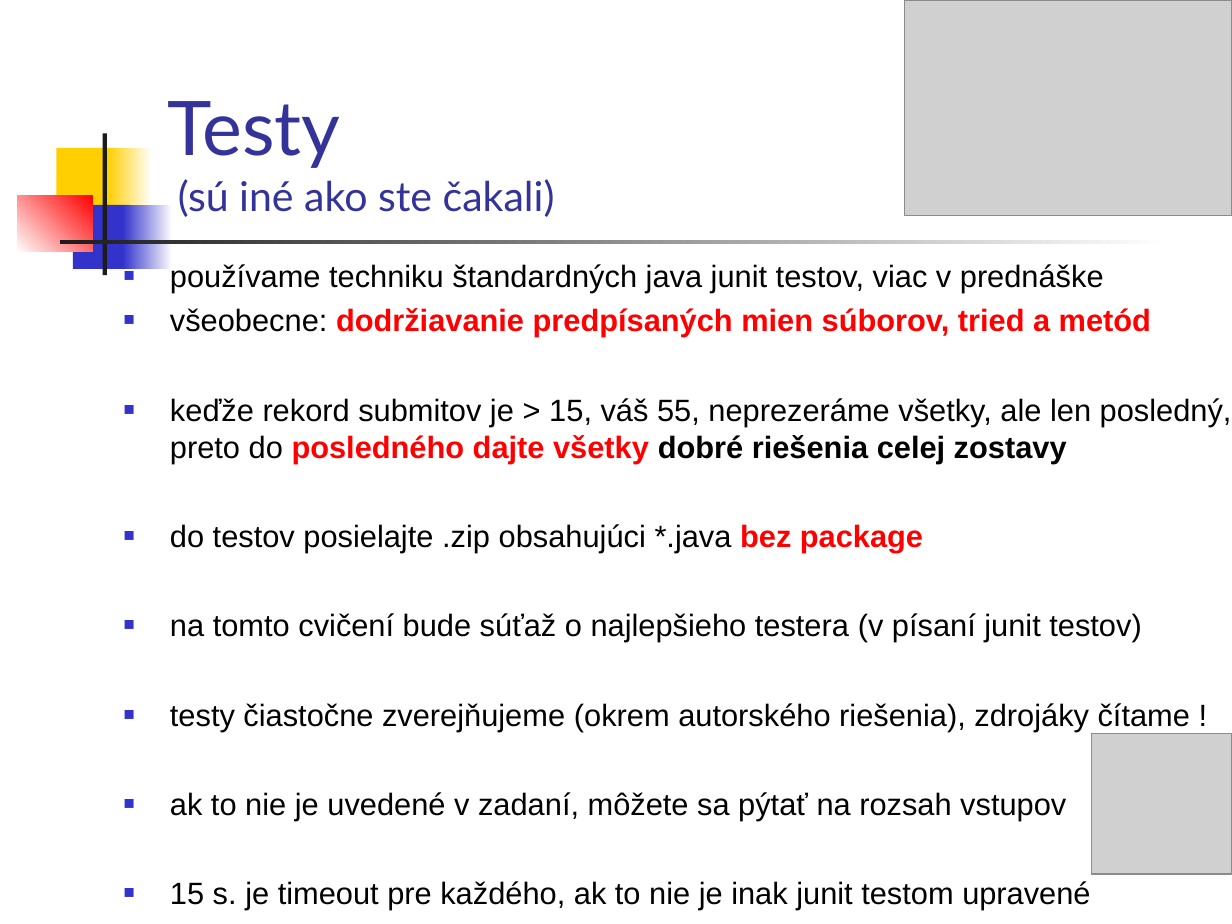
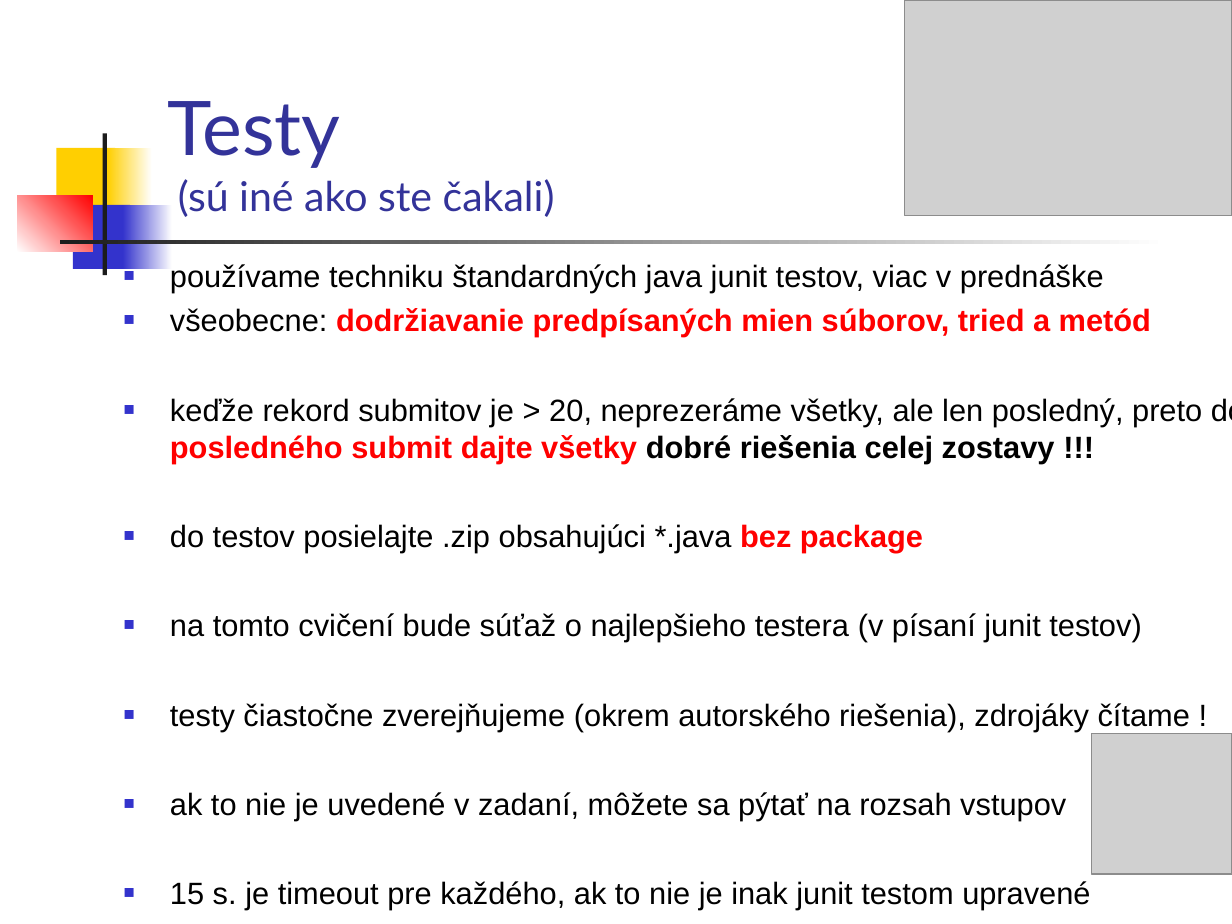
Before and after one commit to Programovanie4/Prednasky, a slide deck: slide 6 of 02/02_java.ppt. Drawn at 1232x924 pixels with LibreOffice and Linux fonts; fonts in the diff are those of the drawing; grey boxes stand for pictures. Boxes give left, top, right and bottom in pixels: in the first picture for what was removed or moved away, otherwise in the second. Text is boxed around its words. In the diff, an @@ line names an element or a change of style, - is before the commit and + after.

```diff
--- a/02/02_java.ppt
+++ b/02/02_java.ppt
@@ text at (170,398,1232,463): text changed @@
-■ keďže rekord submitov je > 15, váš 55, neprezeráme všetky, ale len posledný, preto do posledného dajte všetky dobré riešenia celej zostavy
+■ keďže rekord submitov je > 20, neprezeráme všetky, ale len posledný, preto do posledného submit dajte všetky dobré riešenia celej zostavy !!!
```
Also in this commit, not shown: 7 other slides changed, 1 other file.
